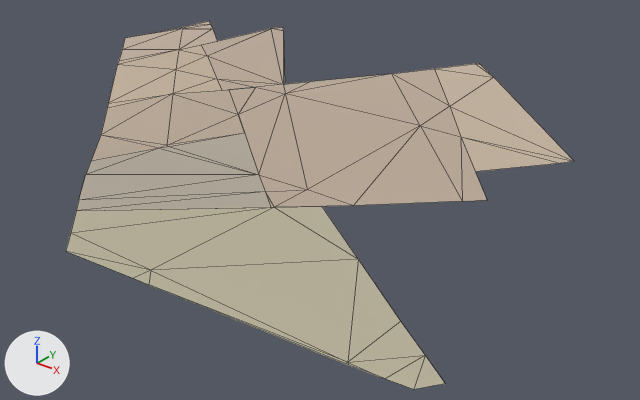
What one commit did to the glTF model assets/malta/countryside/farm_-3_13_soil.glb.
Both versions are drawn from a camera (50 mm lens) standing at (659.0, -380.0, 345.0) and looking at (422.0, -85.0, 162.0). The lights are fixed; the arrows at lower left show +X, +Y and +Z. The first picture is the older version. Mesh edges are drawn as thin lines. Vertices at exactly the same position are counted once.

The older version as bpy lines, for what is in view:
```python
me_geometry_0 = bpy.data.meshes.new('geometry_0')
me_geometry_0.from_pydata(...)  # 77 vertices, 93 faces; spans x 198.0..566.0, y -230.0..38.0, z 186.0..208.0
me_geometry_0.materials.append(mat_defaultmaterial)
ob_geometry_0 = bpy.data.objects.new('geometry_0', me_geometry_0)
ob_geometry_0.location = (0.0, 0.0, 0.0)
```
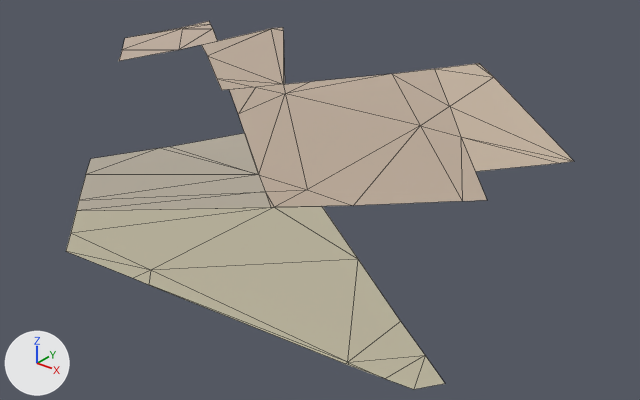
Where the change shows, as pixel boxes [x1, y1, x2, y2] in the pictures (640 x 400 px):
```json
{"part": 1, "of": "me_geometry_0", "change": "cut back", "before": [86, 45, 244, 175], "after": [86, 148, 158, 175]}
```

The change, as JSON lines over the scene's bpy script:
```json
{"block": "me_geometry_0", "where": "# used by ob_geometry_0; location = (0.0, 0.0, 0.0)"}
{"op": "remove", "block": "me_geometry_0", "code": "me_geometry_0.from_pydata(...)  # 77 vertices, 93 faces; spans x 198.0..566.0, y -230.0..38.0, z 186.0..208.0"}
{"op": "add", "block": "me_geometry_0", "code": "me_geometry_0.from_pydata(...)  # 70 vertices, 74 faces; spans x 198.0..566.0, y -230.0..38.0, z 186.0..208.0"}
{"block": "me_geometry_0", "change": "me_geometry_0 part 1"}
{"block": "me_geometry_0", "change": "8 vertices are removed from x 250.0..380.0, y -170.0..-60.0, z 189.0..197.0"}
{"block": "me_geometry_0", "change": "20 faces are deleted"}
{"block": "me_geometry_0", "change": "1 vertex is added at (366.0, -170.0, 197.0)"}
{"block": "me_geometry_0", "change": "1 new face joins them"}
```
